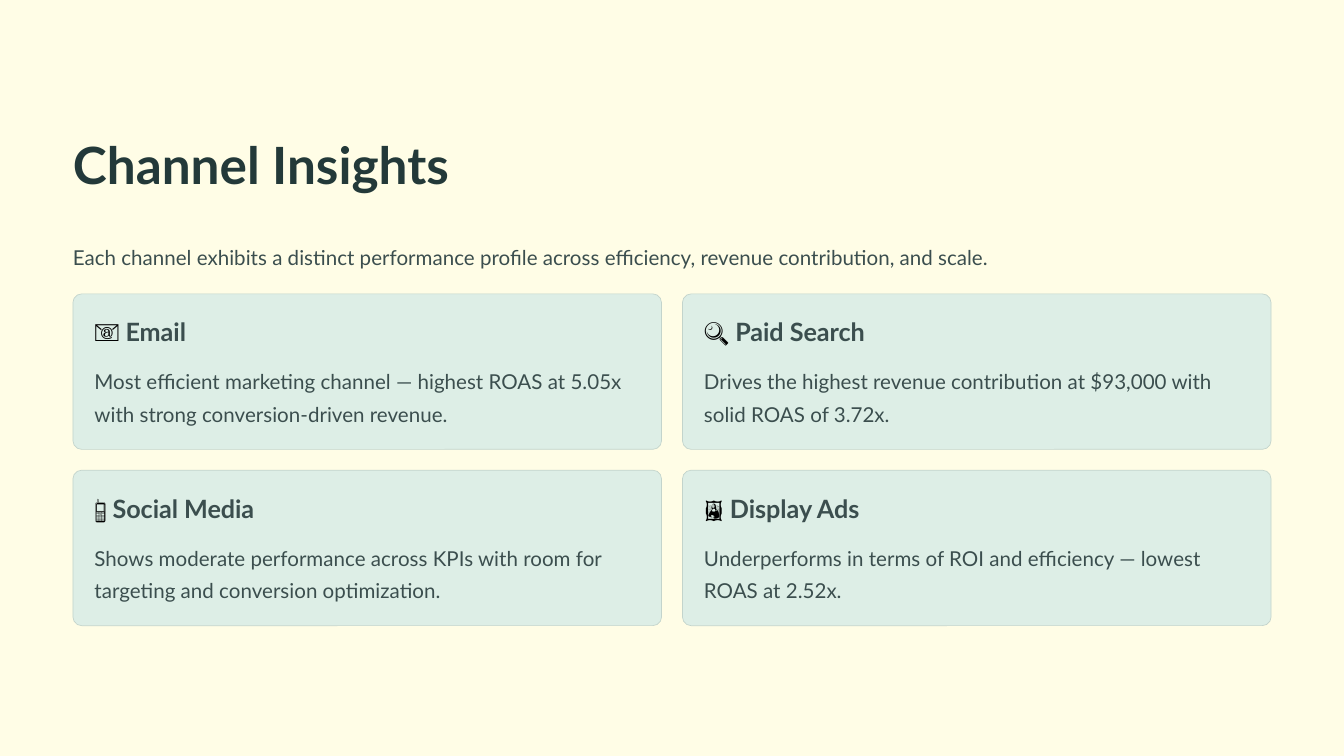
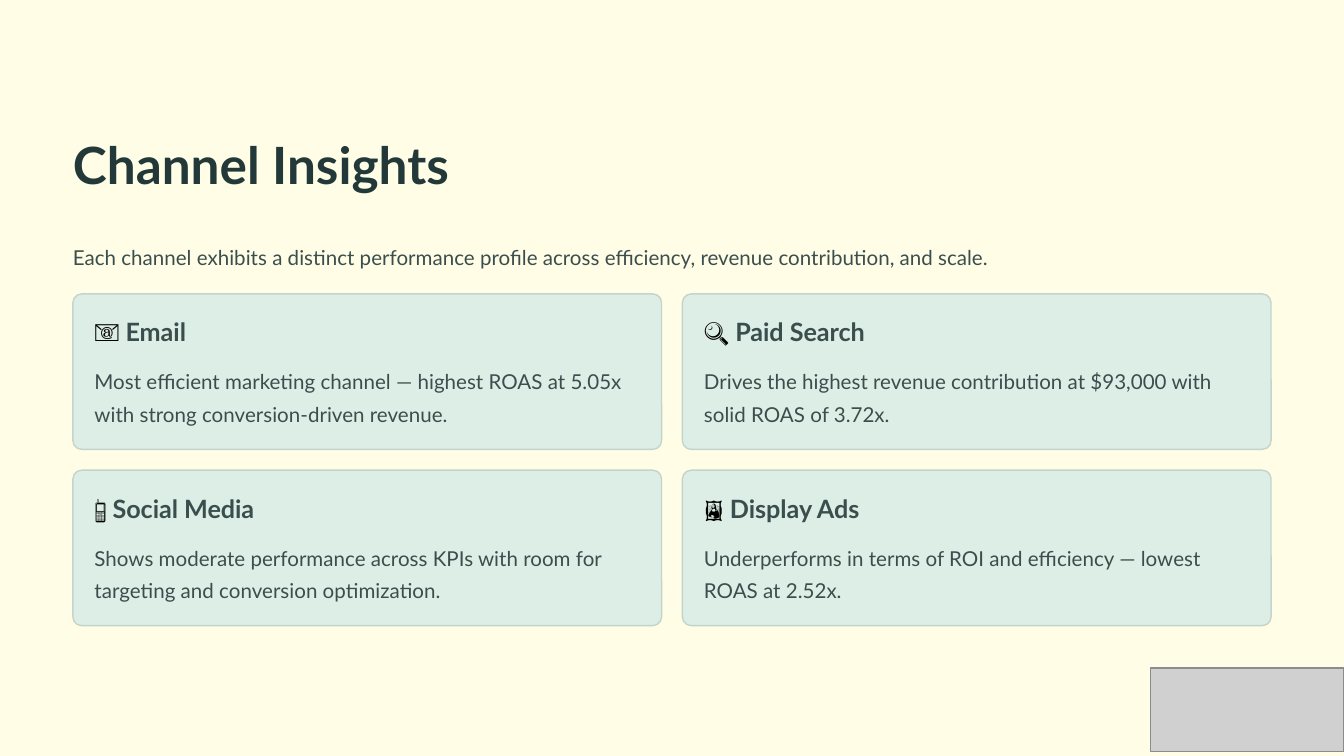
Before and after one commit to AvoXXova/marketing-analytics-project, a slide deck: slide 7 of Marketing_Analytics_Project-/Presentation/Marketing-Analytics-and-Attribution-Framework.pptx. Drawn at 1344x756 pixels with LibreOffice and Linux fonts; fonts in the diff are those of the drawing; grey boxes stand for pictures; background and template pictures are left out. Boxes give left, top, right and bottom in pixels: in the first picture for what was removed or moved away, otherwise in the second. Text is boxed around its words. In the diff, an @@ line names an element or a change of style, - is before the commit and + after.

```diff
--- a/Marketing_Analytics_Project-/Presentation/Marketing-Analytics-and-Attribution-Framework.pptx
+++ b/Marketing_Analytics_Project-/Presentation/Marketing-Analytics-and-Attribution-Framework.pptx
@@ outline #C3D4CC 0.38 pt to #C3D4CC 0.75 pt in 4 elements at (x1=73, y1=294, x2=661, y2=450), (x1=683, y1=294, x2=1271, y2=450), (x1=73, y1=470, x2=661, y2=626), (x1=683, y1=470, x2=1271, y2=626) @@
@@ picture added at (x1=1150, y1=668, x2=1344, y2=751) @@
```
Also in this commit, not shown: 8 other slides changed.
